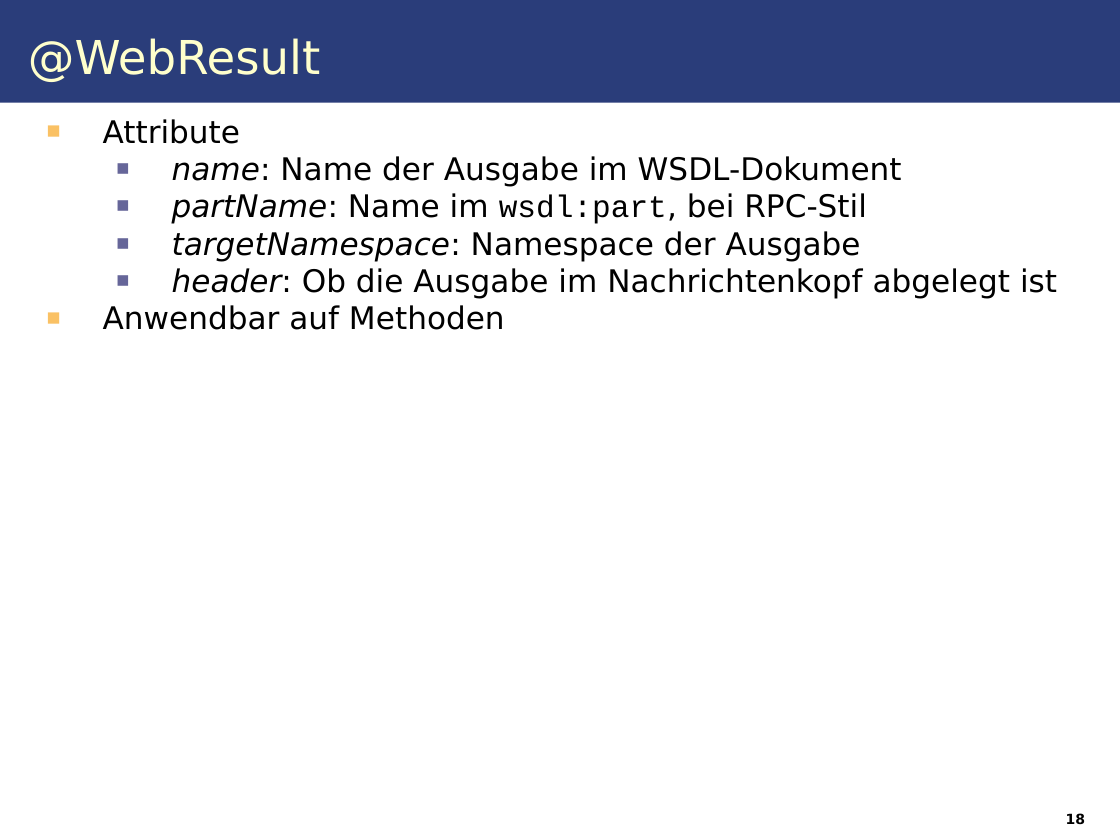
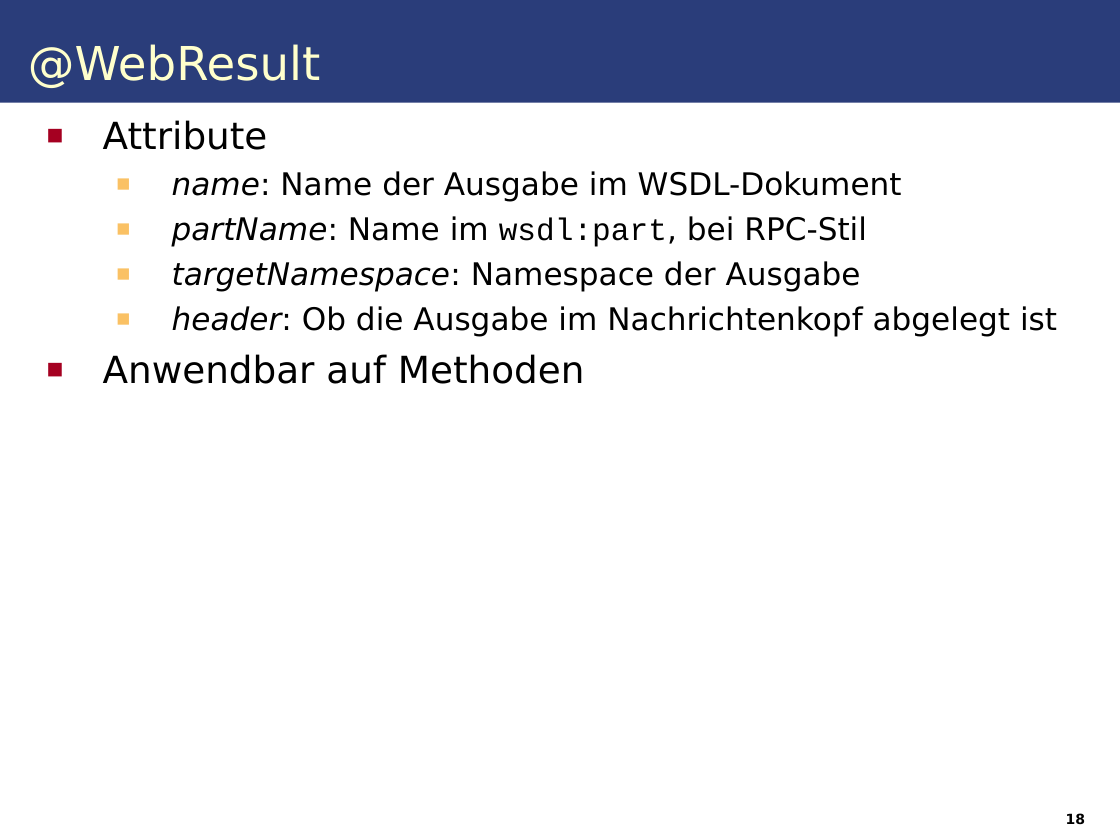
Before and after one commit to IAAS/decidr, a slide deck: slide 18 of seminars/rr/presentation/Web_Services.odp. Drawn at 1120x840 pixels with LibreOffice and Linux fonts; fonts in the diff are those of the drawing. Boxes give left, top, right and bottom in pixels: in the first picture for what was removed or moved away, otherwise in the second. Text is boxed around its words. In the diff, an @@ line names an element or a change of style, - is before the commit and + after.

```diff
--- a/seminars/rr/presentation/Web_Services.odp
+++ b/seminars/rr/presentation/Web_Services.odp
@@ text "@WebResult": place and size @@
-text "@WebResult" at [28, 38, 320, 82]
+text "@WebResult" at [28, 44, 320, 88]
@@ text "Attribute" at [103, 120, 1057, 384]: size 20 to 24 pt in "Attribute", "Anwendbar auf Methoden"; list level 2 to 1 in "Attribute"; bullet colour #FAC164 to #A50021; list level 3 to 2 in "name: Name der Ausgabe im ..."; bullet colour #666699 to #FAC164; list level 3 to 2 in "partName: Name im wsdl:part, bei ..."; list level 3 to 2 in "targetNamespace: Namespace der Ausgabe"; list level 3 to 2 in "header: Ob die Ausgabe im ..."; list level 2 to 1 in "Anwendbar auf Methoden" @@
```
Also in this commit, not shown: 13 other slides changed, 1 other file.
